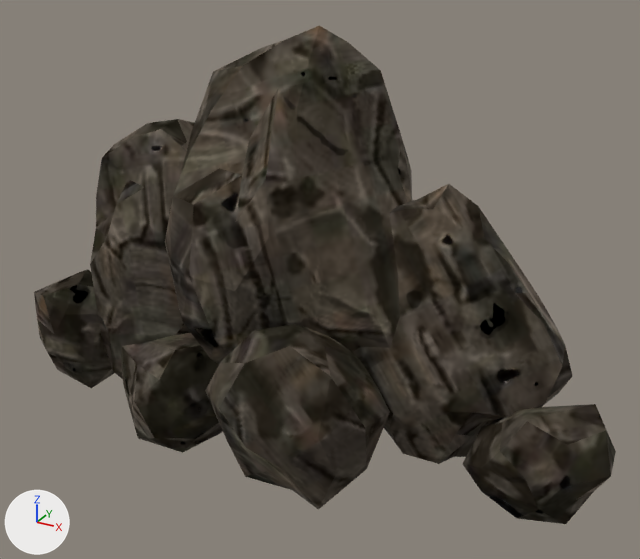
One commit to the glTF model public/assets/models/props/cliff.glb: the scene before it, then after it.
Before and after are seen from a 50 mm camera at (3.79, -6.31, 4.6) aimed at (0.35, -0.06, 1.48). The axes (+X, +Y, +Z) are drawn at lower left. The lights are the same throughout. The picture after the commit comes second. Vertices at exactly the same position are counted once.

Script lines for the objects in view, before the commit:
```python
mat_cliffmat = bpy.data.materials.new('CliffMat')
mat_cliffmat.use_nodes = True; mat_cliffmat.node_tree.nodes.clear()
_N = mat_cliffmat.node_tree.nodes; _L = mat_cliffmat.node_tree.links
n0 = _N.new('ShaderNodeBsdfPrincipled'); n0.name = 'Principled BSDF'
n0.inputs[28].default_value = 4.0  # 'Emission Strength'
n1 = _N.new('ShaderNodeOutputMaterial'); n1.name = 'Material Output'
n2 = _N.new('ShaderNodeTexImage'); n2.name = 'Image Texture'
n2.image = img_cliff_emissive
n3 = _N.new('ShaderNodeTexImage'); n3.name = 'Image Texture.001'
n3.image = img_cliff_base
n4 = _N.new('ShaderNodeSeparateColor'); n4.name = 'Separate Color'
n5 = _N.new('ShaderNodeTexImage'); n5.name = 'Image Texture.002'
n5.image = img_cliff_orm
n6 = _N.new('ShaderNodeNormalMap'); n6.name = 'Normal Map'
n6.uv_map = 'UVMap'
n7 = _N.new('ShaderNodeTexImage'); n7.name = 'Image Texture.003'
n7.image = img_cliff_normal
_L.new(n0.outputs[0], n1.inputs[0])  # 'BSDF' to 'Surface'
_L.new(n2.outputs[0], n0.inputs[27])  # 'Color' to 'Emission Color'
_L.new(n3.outputs[0], n0.inputs[0])  # 'Color' to 'Base Color'
_L.new(n4.outputs[2], n0.inputs[1])  # 'Blue' to 'Metallic'
_L.new(n4.outputs[1], n0.inputs[2])  # 'Green' to 'Roughness'
_L.new(n5.outputs[0], n4.inputs[0])  # 'Color' to 'Color'
_L.new(n6.outputs[0], n0.inputs[5])  # 'Normal' to 'Normal'
_L.new(n7.outputs[0], n6.inputs[1])  # 'Color' to 'Color'
me_p1 = bpy.data.meshes.new('p1')
me_p1.from_pydata(...)  # 654 vertices, 1280 faces; spans x -2.83..3.05, y -1.39..0.98, z -0.13..3.59
me_p1.materials.append(mat_cliffmat)
ob_cliff = bpy.data.objects.new('Cliff', me_p1)
ob_cliff.location = (0.0, 0.0, 0.0)
```
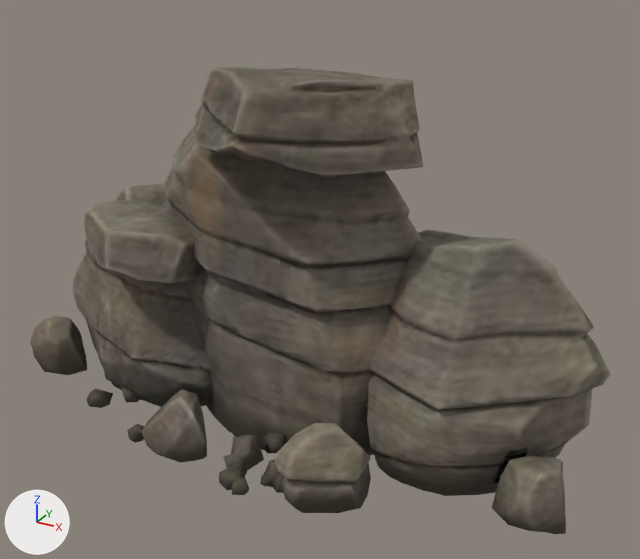
Changed parts and their boxes (x1, y1, x2, y2) in the pictures (640 x 559 px; the box of a moved part takes in the faces that stretch with it):
'Cliff', surface changed, reshaped (6% shorter): before (34, 26, 616, 524); after (30, 67, 611, 534)
part 1 of me_p1, rebuilt: before (165, 26, 412, 364); after (163, 112, 424, 456)
part 2 of me_p1, rebuilt: before (352, 184, 572, 464); after (367, 230, 611, 496)
part 3 of me_p1, rebuilt: before (90, 119, 195, 379); after (72, 184, 212, 407)
part 4 of me_p1, reshaped: before (34, 269, 390, 510); after (30, 67, 423, 513)
part 5 of me_p1, moved or reshaped: before (463, 404, 616, 524); after (492, 456, 566, 534)

Edits to the bpy script that builds the scene:
```text
Change mat_cliffmat:
    remove # nodes: BsdfPrincipled, NormalMap, OutputMaterial, SeparateColor, TexImage x4
    nodes: BsdfPrincipled, Math, NormalMap, OutputMaterial, SeparateColor, TexImage x3
    remove # uses the picture img_cliff_emissive
Change me_p1:
    used by ob_cliff; location = (0.0, 0.0, 0.0)
    remove me_p1.from_pydata(...)  # 654 vertices, 1280 faces; spans x -2.83..3.05, y -1.39..0.98, z -0.13..3.59
    add me_p1.from_pydata(...)  # 2639 vertices, 4951 faces; spans x -2.98..2.81, y -1.35..1.17, z -0.14..3.33
    me_p1 part 1: the loose piece of 162 vertices spanning x -1.18..1.56, y -1.03..0.92, z -0.06..3.59 is rebuilt with 727 vertices and now spans x -1.52..1.24, y -0.56..1.09, z -0.14..3.0
    me_p1 part 2: the loose piece of 162 vertices spanning x 0.32..2.52, y -0.6..0.98, z -0.09..2.4 is rebuilt with 400 vertices and now spans x 0.61..2.81, y -0.61..1.16, z -0.14..2.03
    me_p1 part 3: the loose piece of 162 vertices spanning x -2.1..-0.08, y -0.57..0.92, z -0.13..2.66 is rebuilt with 404 vertices and now spans x -2.79..-0.47, y -0.72..1.17, z -0.13..1.85
    me_p1 part 4: 126 vertices removed from x -2.83..1.33, y -1.39..0.18, z -0.11..1.38; 1036 vertices added at x -2.98..1.26, y -1.35..0.89, z -0.13..3.33
    me_p1 part 5: 42 vertices removed from x 1.89..3.05, y -0.73..0.19, z -0.05..0.95; 72 vertices added at x 2.15..2.78, y -0.67..-0.01, z -0.12..0.48
```
